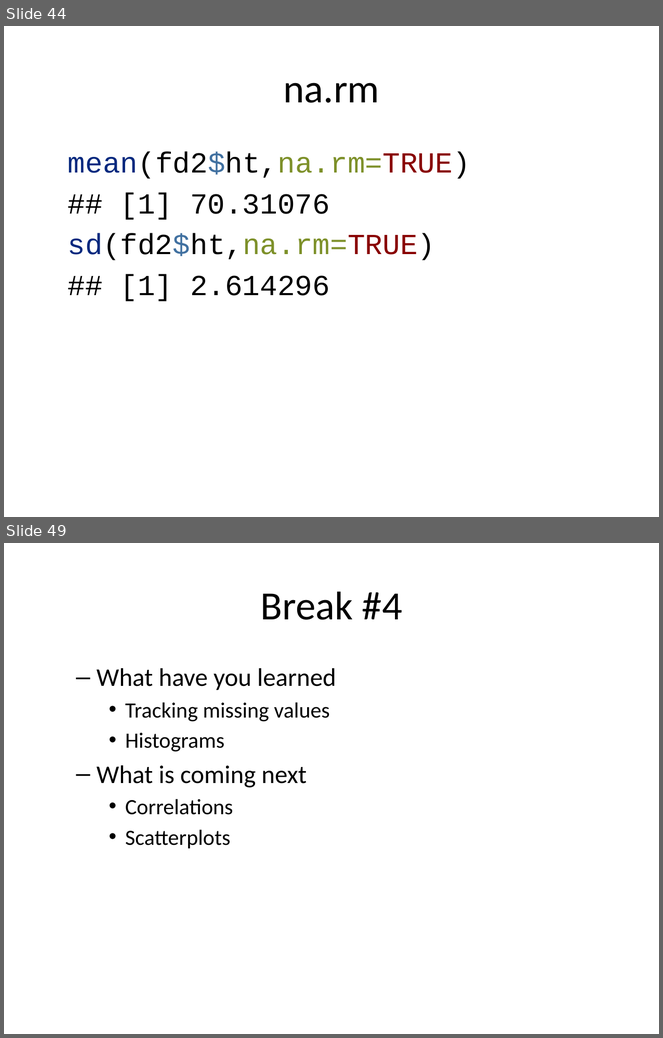
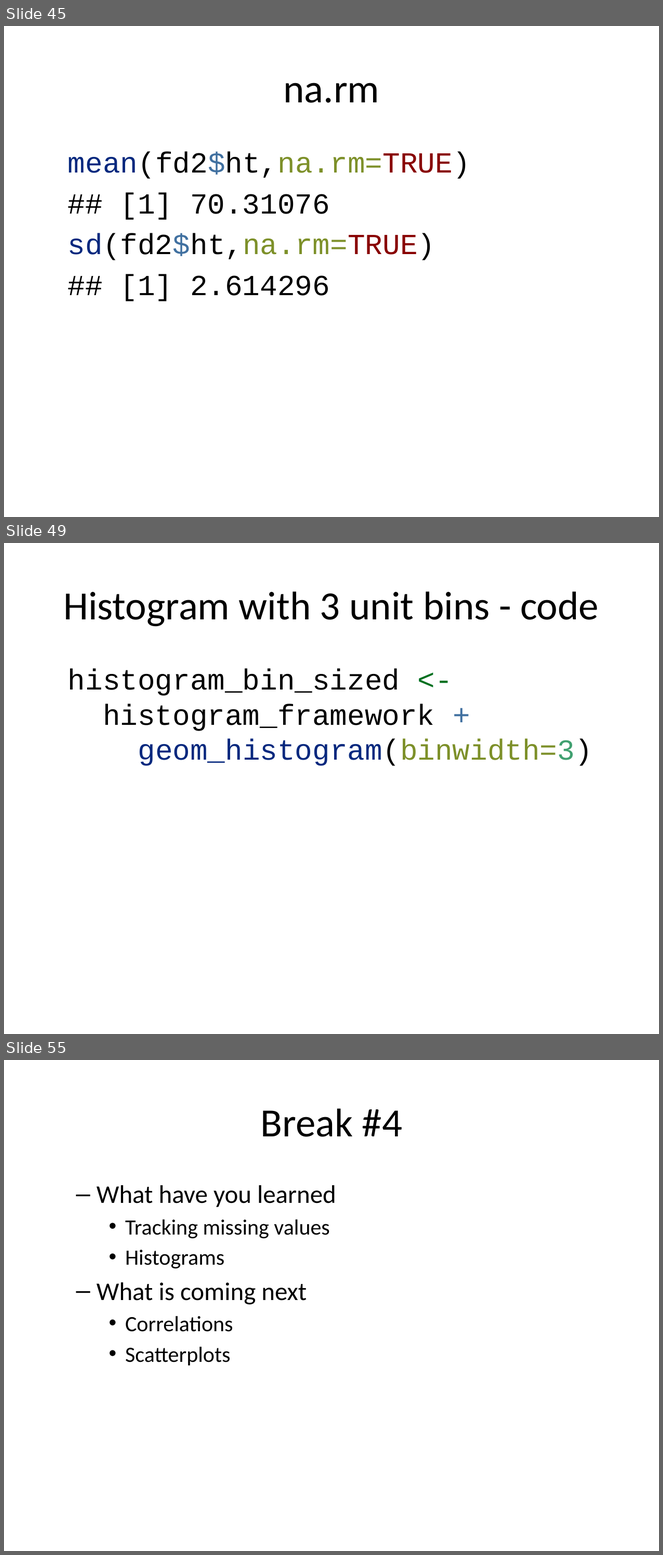
Before and after one commit to pmean/classes, a slide deck: introduction-to-r/src/v02-slides-and-speaker-notes.pptx. Shown one above the other, each under a label of ours: slides 44 and 49 before the commit, slides 45, 49 and 55 after it; the slides between them are not shown. The pictures are 663x1038 and 663x1555 pixels, drawn with LibreOffice and Linux fonts; fonts in the diff are those of the drawing. Boxes give left, top, right and bottom in pixels: in the first picture for what was removed or moved away, otherwise in the second. Text is boxed around its words. In the diff, an @@ line names an element or a change of style, - is before the commit and + after.

Commit message:
Cleaned up histograms in R video02

```diff
--- a/introduction-to-r/src/v02-slides-and-speaker-notes.pptx
+++ b/introduction-to-r/src/v02-slides-and-speaker-notes.pptx
@@ slide 49 added at [4,543,659,1034], background #FFFFFF @@
@@ title added at [63,591,599,627], 44 pt, text #000000 @@
+Histogram with 3 unit bins - code
@@ text added at [68,669,593,766], 32 pt, text #000000 @@
+histogram_bin_sized <-
+histogram_framework +
+geom_histogram(binwidth=3)
@@ what was slide 44 is now slide 45 @@
@@ what was slide 49 is now slide 55 @@
```
Also in this commit, not shown: 3 slides changed, 8 other slides added, 3 slides removed, 6 other files.
